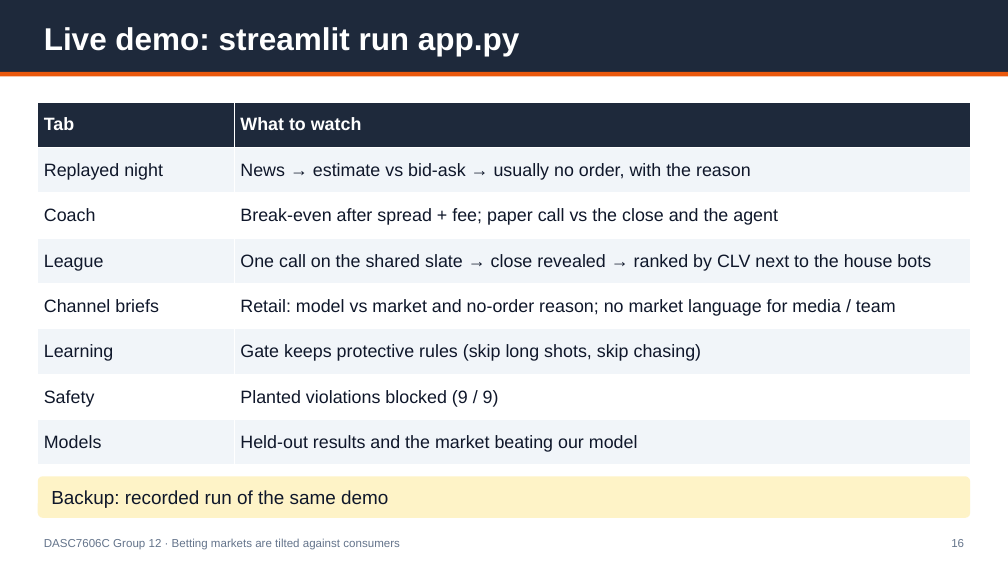
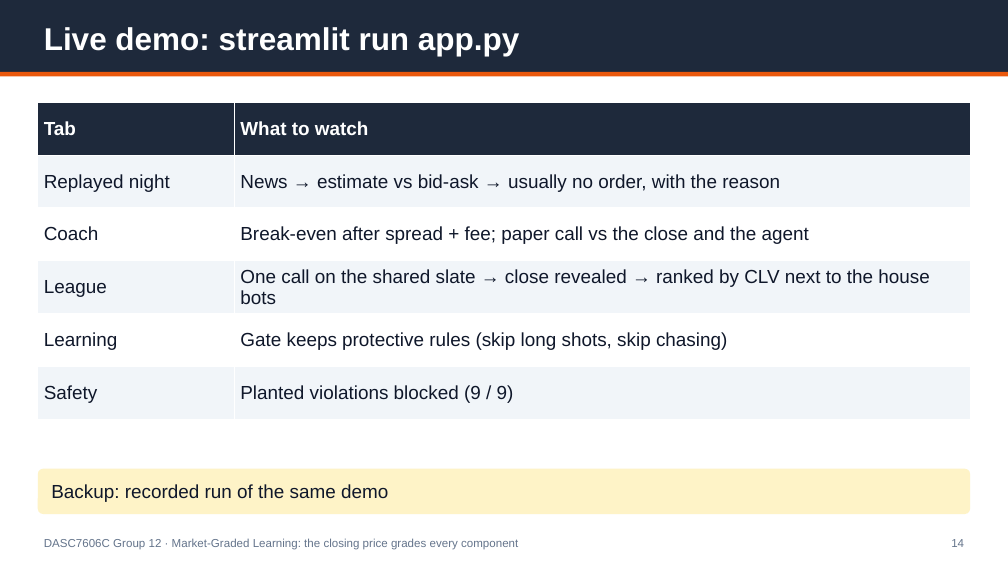
Before and after one commit to Michaelyzr/nba-agent, a slide deck: slide 14 of presentation/nba_agent_deck.pptx (slide 16 before the commit). Drawn at 1008x567 pixels with LibreOffice and Linux fonts; fonts in the diff are those of the drawing. Boxes give left, top, right and bottom in pixels: in the first picture for what was removed or moved away, otherwise in the second. Text is boxed around its words. In the diff, an @@ line names an element or a change of style, - is before the commit and + after.

```diff
--- a/presentation/nba_agent_deck.pptx
+++ b/presentation/nba_agent_deck.pptx
@@ table at (38, 102, 970, 420) @@
-row 5: Channel briefs | Retail: model vs market and no-order reason; no market language for media / team
-row 8: Models | Held-out results and the market beating our model
@@ rounded rectangle: place and size @@
-rounded rectangle at (38, 476, 970, 518)
+rounded rectangle at (38, 469, 970, 514)
@@ text "Backup: recorded run of the ...": place and size @@
-text "Backup: recorded run of the ..." at (51, 490, 388, 508)
+text "Backup: recorded run of the ..." at (51, 484, 388, 502)
@@ text at (44, 538, 518, 550): text changed @@
-DASC7606C Group 12 · Betting markets are tilted against consumers
+DASC7606C Group 12 · Market-Graded Learning: the closing price grades every component
@@ text at (951, 539, 964, 547): text changed @@
-16
+14
```
Also in this commit, not shown: 9 other slides changed, 5 slides added, 7 slides removed, 5 other files.
